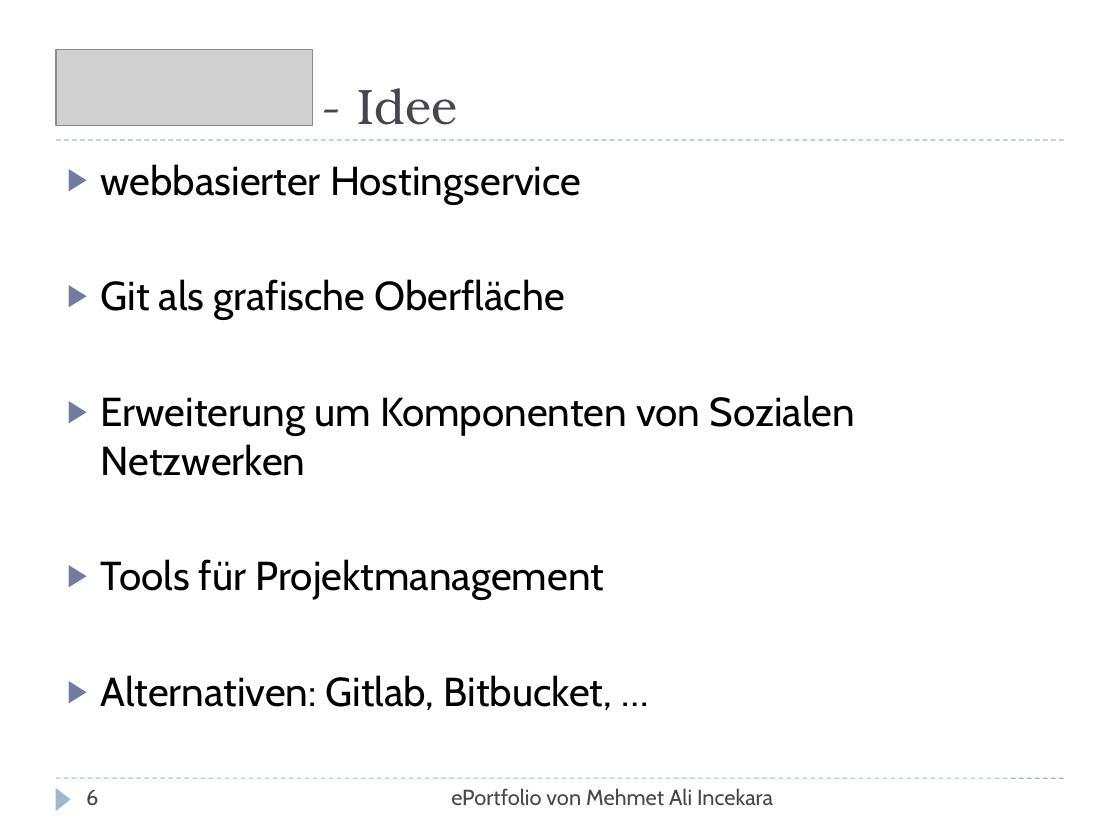
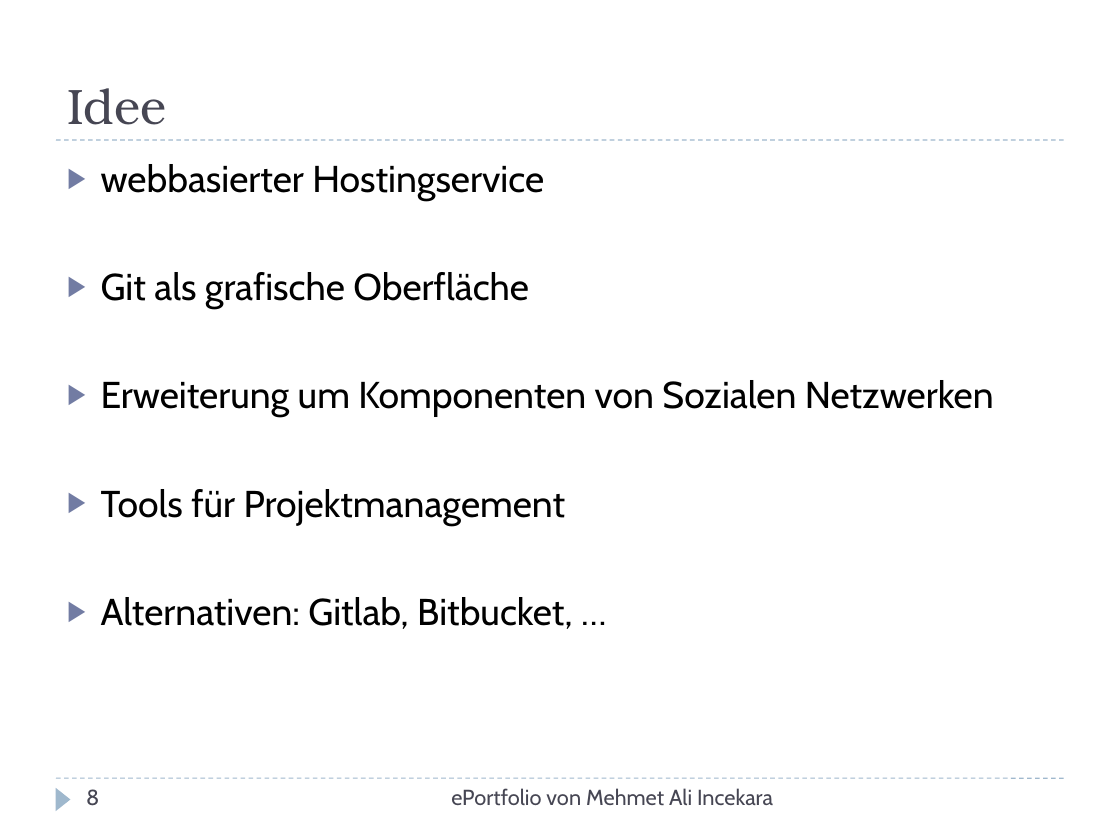
Before and after one commit to xnappy/ePortfolio, a slide deck: slide 8 of Git-und-GitHub.pptx (slide 6 before the commit). Drawn at 1120x840 pixels with LibreOffice and Linux fonts; fonts in the diff are those of the drawing; grey boxes stand for pictures. Boxes give left, top, right and bottom in pixels: in the first picture for what was removed or moved away, otherwise in the second. Text is boxed around its words. In the diff, an @@ line names an element or a change of style, - is before the commit and + after.

```diff
--- a/Git-und-GitHub.pptx
+++ b/Git-und-GitHub.pptx
@@ picture removed at [56, 49, 312, 125] @@
@@ title at [67, 88, 167, 125]: text changed @@
-- Idee
+Idee
@@ text "webbasierter Hostingservice" at [101, 164, 994, 629]: size 26 to 24 pt @@
@@ page number at [86, 789, 99, 806]: text changed @@
-6
+8
```
Also in this commit, not shown: 12 other slides changed, 4 slides added, 3 other files.
